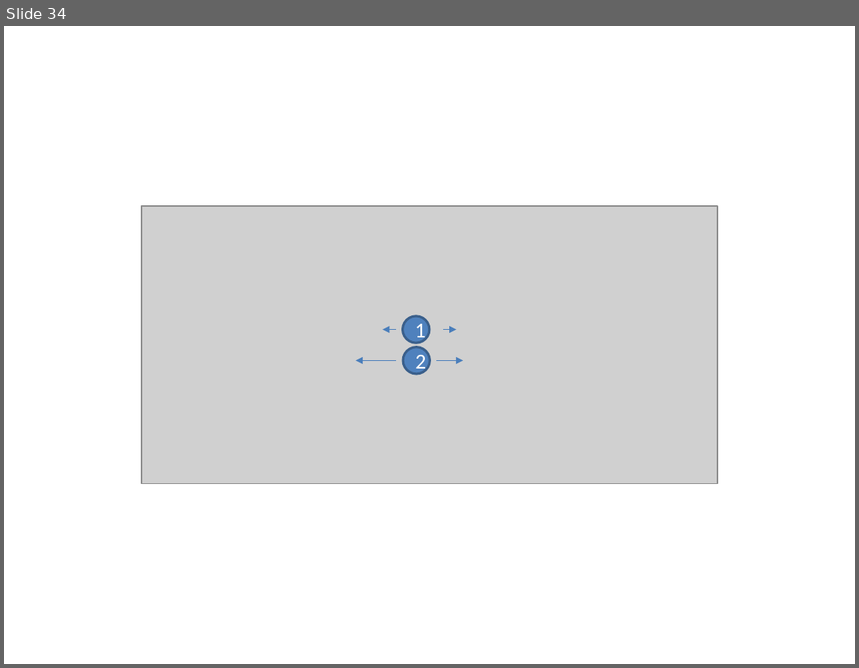
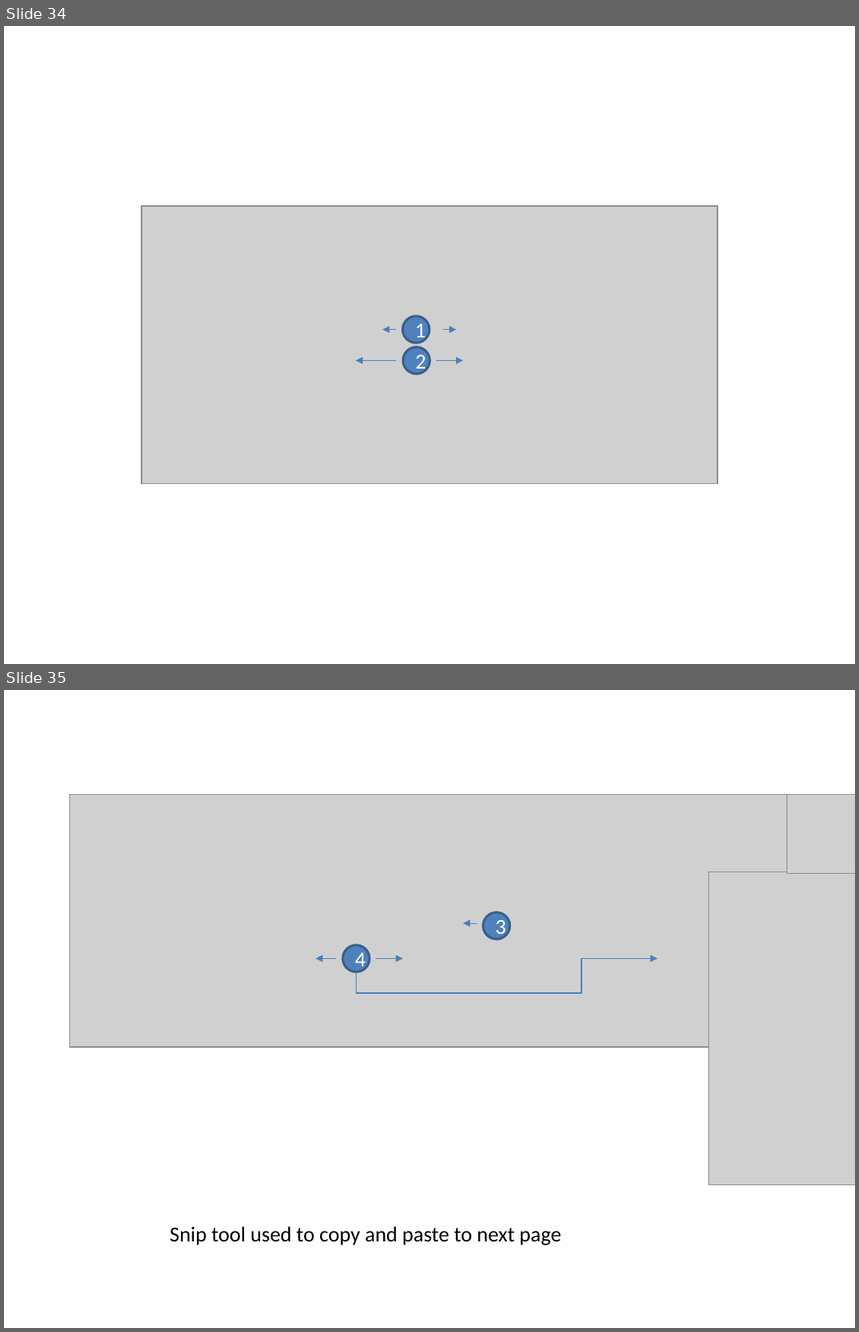
Before and after one commit to WordPressBugBounty/plugins-bbp-style-pack, a slide deck: bbp-style-pack/images/style.pptx. Shown one above the other, each under a label of ours: slide 34 before the commit, slides 34 and 35 after it. The pictures are 859x668 and 859x1332 pixels, drawn with LibreOffice and Linux fonts; fonts in the diff are those of the drawing; grey boxes stand for pictures; background and template pictures are left out. Boxes give left, top, right and bottom in pixels: in the first picture for what was removed or moved away, otherwise in the second. Text is boxed around its words. In the diff, an @@ line names an element or a change of style, - is before the commit and + after.

```diff
--- a/bbp-style-pack/images/style.pptx
+++ b/bbp-style-pack/images/style.pptx
@@ slide 35 added at [4,690,855,1328], background #FFFFFF @@
@@ picture added at [69,795,790,1047] @@
@@ picture added at [787,795,855,874] @@
@@ picture added at [709,872,855,1186] @@
@@ ellipse added at [484,912,509,939], fill #4F81BD, outline #3A5F8C 2 pt, 18 pt, text #FFFFFF @@
+3
@@ arrow added from (477, 923) to (463, 923), #4B7EBC 0.75 pt @@
@@ arrow added from (336, 959) to (316, 959), #4B7EBC 0.75 pt @@
@@ ellipse added at [343,945,369,972], fill #4F81BD, outline #3A5F8C 2 pt, 18 pt, text #FFFFFF @@
+4
@@ elbow arrow added from (357, 972) to (658, 959), #4B7EBC 0.75 pt @@
@@ arrow added from (376, 959) to (403, 959), #4B7EBC 0.75 pt @@
@@ text added at [170,1227,561,1246], 18 pt, text #000000 @@
+Snip tool used to copy and paste to next page
```
Also in this commit, not shown: 1 slide changed, 2 other slides added, 2 slides removed, 11 other files.
